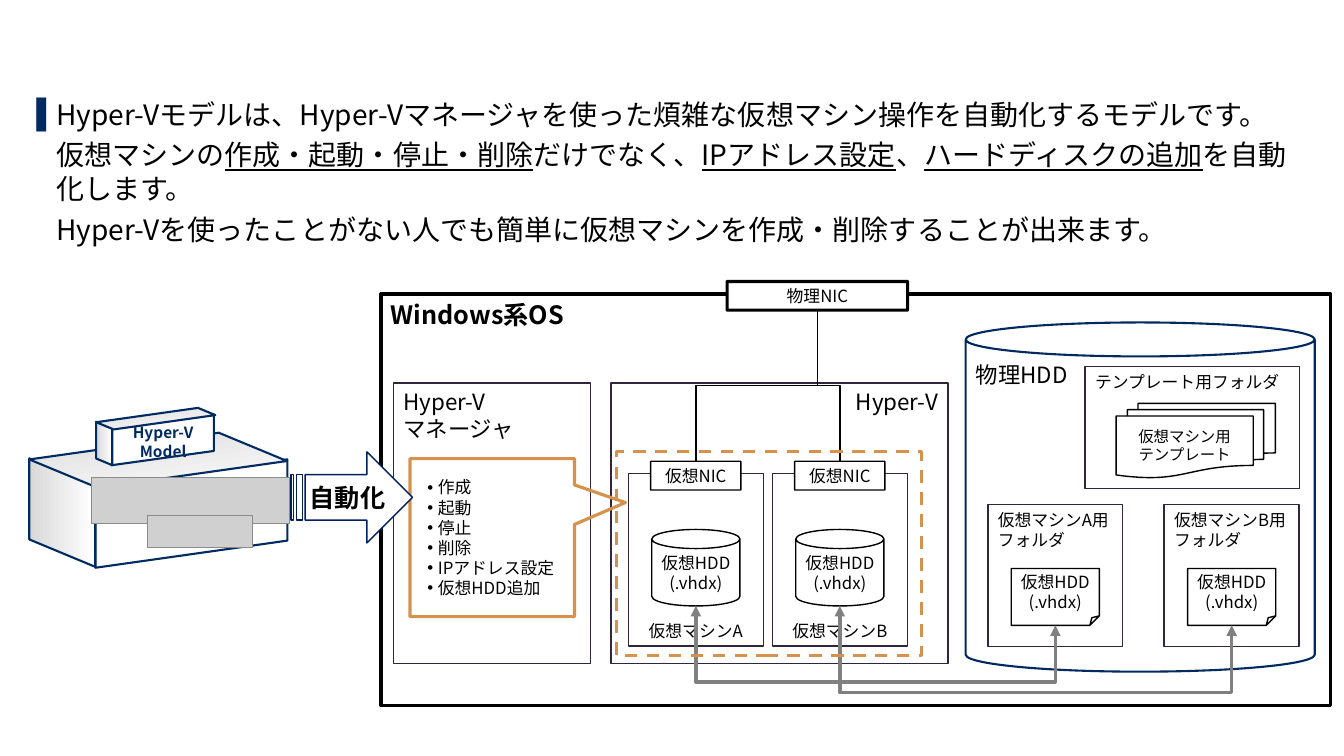
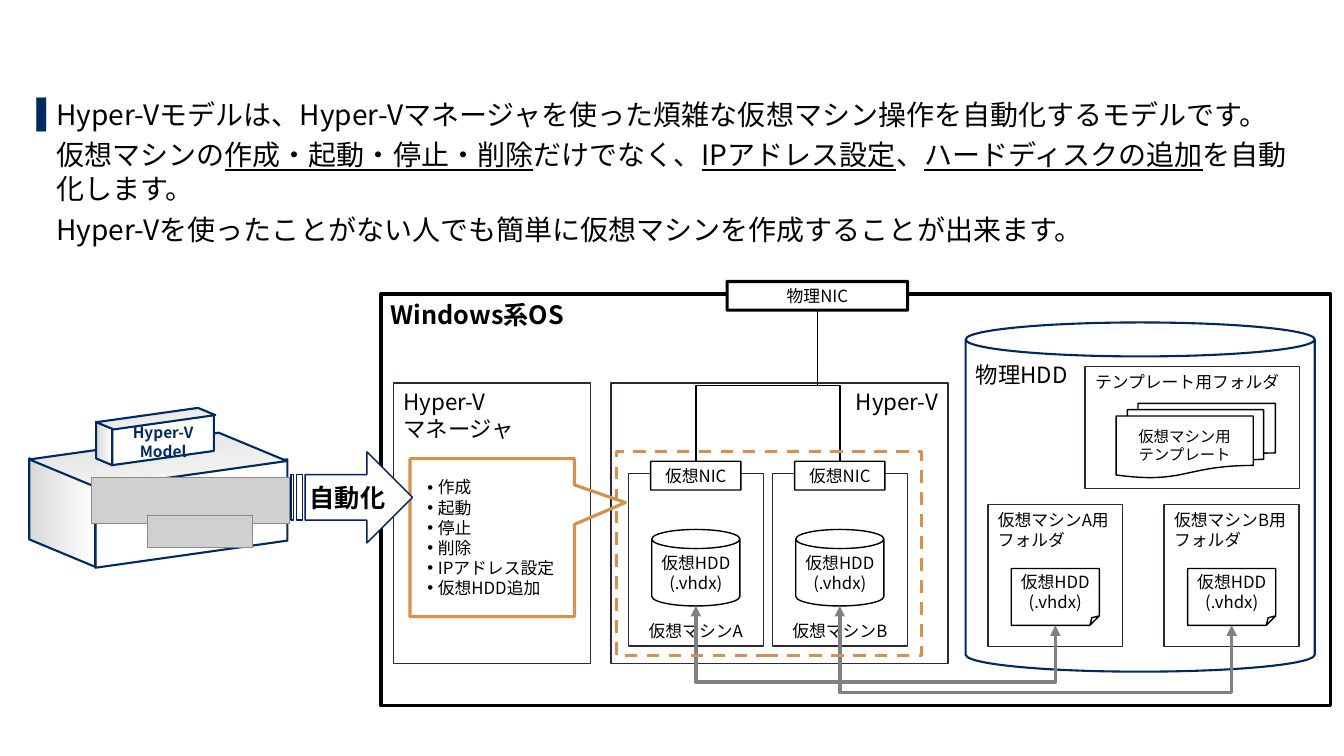
Before and after one commit to exastro-suite/SettingSamples-ITA-HyperV, a slide deck: slide 4 of docs/setting-samples-hyperv-overview_ja.pptx. Drawn at 1344x756 pixels with LibreOffice and Linux fonts; fonts in the diff are those of the drawing; grey boxes stand for pictures; background and template pictures are left out. Boxes give left, top, right and bottom in pixels: in the first picture for what was removed or moved away, otherwise in the second. Text is boxed around its words. In the diff, an @@ line names an element or a change of style, - is before the commit and + after.

```diff
--- a/docs/setting-samples-hyperv-overview_ja.pptx
+++ b/docs/setting-samples-hyperv-overview_ja.pptx
@@ text at bbox=[56, 216, 1082, 247]: text changed @@
-Hyper-Vを使ったことがない人でも簡単に仮想マシンを作成・削除することが出来ます。
+Hyper-Vを使ったことがない人でも簡単に仮想マシンを作成することが出来ます。
```
Also in this commit, not shown: 10 other slides changed, 1 other file.
